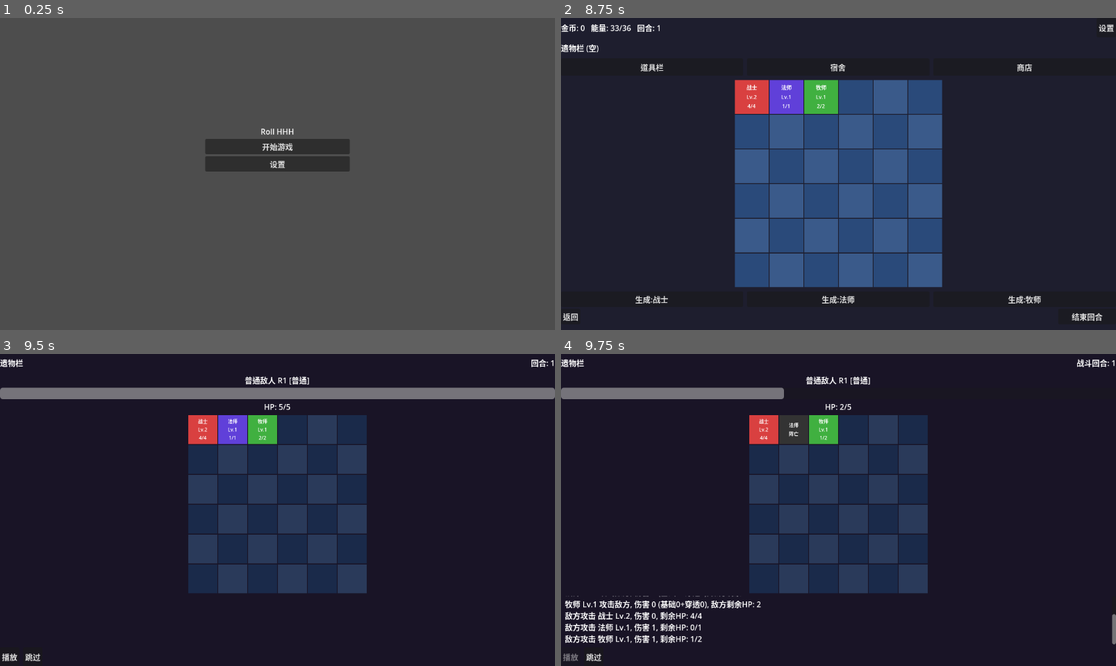
Above: before the commit, frames 1-4 (two rows, left to right).
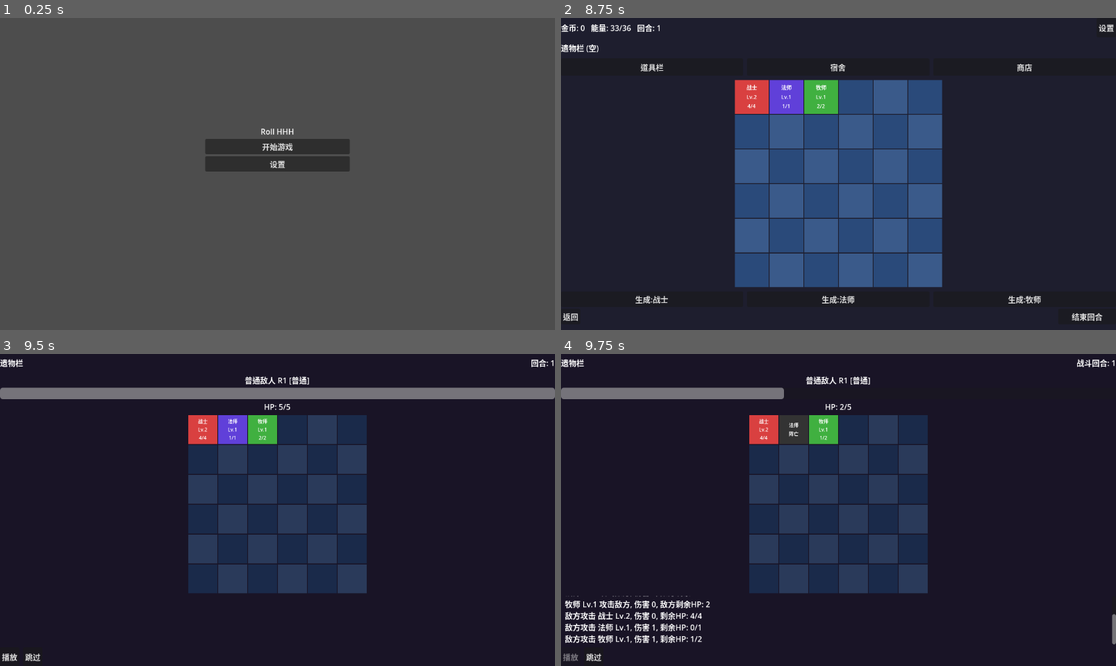
Above: after the commit, the same moments.

Repository: yzy1987523/roll-hhh
Game: Godot game, scene res://scenes/main_menu.tscn
Same seed, same stepped clock (60 frames per second), same inputs: the game is played once before the commit and once after it.
Inputs:
- Up to frame 1 (0.25 s): no input
- Up to frame 2 (8.75 s): click "开始游戏" at 0.5 s; click "生成:战士" at 1.25 s; click "生成:法师" at 2 s; click "生成:牧师" at 2.75 s; click "设置" at 3.5 s; click "道具栏" at 4.25 s; click "宿舍" at 5 s; click "商店" at 5.75 s; click "关闭" at 6.5 s; click "返回" at 7.25 s; click "开始游戏" at 8 s
- Up to frame 3 (9.5 s): click "结束回合" at 8.75 s
- Up to frame 4 (9.75 s): click "播放" at 9.5 s

Frames 1-3 are identical in both runs. In frame 4, 0.3% of the frame differs, in the area x 17-37%, y 77-82%.

Commit message:
feat: 完成第五阶段角色进阶与敌人特技 (任务5.1-5.4)
- 5.1 转职系统: 7个转职分支 (狂战士/骑士/大剑士/魔导师/死灵法师/大祭司/圣骑士)
  - 独立属性基础值和成长系数
  - 生成时5%概率转职 (+转职令牌遗物+5%)
  - get_job_name/get_base_job支持转职职业
  - 棋盘颜色区分转职职业 (更亮色调)
- 5.2 精英特技完善: 反击(2001)和闪避(2004)实际触发逻辑
- 5.3 BOSS特技完善: 复活(3008)在死亡检查时以50%概率30%血量复活
- 5.4 特技数值递增: 已在enemy_factory中实现 (精英每3循环+10%, BOSS每循环+5%上限100%)
- 战斗遗物集成: 穿透之箭/连击之心/复仇之魂/守护天使/免控护符
- 生成遗物集成: 经验药水/稀有召唤符

Diff:
--- a/scripts/battle_engine.gd
+++ b/scripts/battle_engine.gd
@@ -55,9 +55,21 @@
 
 	# 3. 检查敌方是否阵亡
 	if not enemy.is_alive():
-		battle_result = RESULT_WIN
-		_log("敌方阵亡! 我方胜利!")
-		return battle_result
+		# BOSS复活特技 (3008)
+		if enemy.skill_id == 3008 and not enemy.has_meta("revived"):
+			var revive_chance: float = 0.5 * enemy.skill_value
+			if randf() < revive_chance:
+				enemy.hp = int(enemy.max_hp * 0.3)
+				enemy.set_meta("revived", true)
+				_log("  BOSS触发[复活]! 以30%%血量复活! HP:%d" % enemy.hp)
+			else:
+				battle_result = RESULT_WIN
+				_log("敌方阵亡! 我方胜利!")
+				return battle_result
+		else:
+			battle_result = RESULT_WIN
+			_log("敌方阵亡! 我方胜利!")
+			return battle_result
 
 	# 4. 敌方攻击 (攻击前排)
 	_enemy_attack()
@@ -87,21 +99,52 @@
 		if not enemy.is_alive():
 			break
 
+		# 闪避检查 (精英特技2004)
+		if enemy.skill_id == 2004:
+			var evade_chance: float = 0.2 * enemy.skill_value
+			if randf() < evade_chance:
+				_log("  敌方触发[闪避], 躲开了 %s 的攻击!" % ch.get_job_name())
+				continue
+
 		var damage: int = _calc_damage(ch.attack, enemy.defense)
 
-		# 法师穿透伤害 (特技1002)
+		# 法师穿透伤害 (特技1002) / 转职法师系穿透
 		var penetrate: int = 0
-		if ch.job == DataModels.Job.MAGE and ch.skill_level > 0:
-			penetrate = ch.skill_level  # 每回合额外1点穿透 * 特技等级
+		var base_job: int = ch.get_base_job()
+		if base_job == DataModels.Job.MAGE and ch.skill_level > 0:
+			penetrate = ch.skill_level
+
+		# 遗物: 穿透之箭(ID23) 所有攻击+1穿透
+		if ItemDatabase.has_relic(23, GameManager.relics):
+			penetrate += 1
+
+		if penetrate > 0:
 			_log("  %s Lv.%d 穿透伤害 +%d" % [ch.get_job_name(), ch.level, penetrate])
 
 		var total_damage: int = damage + penetrate
+
+		# 遗物: 连击之心(ID25) 15%概率2倍伤害
+		if ItemDatabase.has_relic(25, GameManager.relics) and randf() < 0.15:
+			total_damage *= 2
+			_log("  %s 触发[连击]! 伤害翻倍!" % ch.get_job_name())
+
 		enemy.take_damage(total_damage)
-		_log("  %s Lv.%d 攻击敌方, 伤害 %d (基础%d+穿透%d), 敌方剩余HP: %d" % [
-			ch.get_job_name(), ch.level, total_damage, damage, penetrate, enemy.hp
+		_log("  %s Lv.%d 攻击敌方, 伤害 %d, 敌方剩余HP: %d" % [
+			ch.get_job_name(), ch.level, total_damage, enemy.hp
 		])
 
-		# 触发攻击时 Buff
+		# 反击检查 (精英特技2001)
+		if enemy.skill_id == 2001 and enemy.is_alive():
+			var counter_chance: float = 0.3 * enemy.skill_value
+			if randf() < counter_chance:
+				var counter_dmg: int = maxi(int(enemy.attack * 0.5), 1)
+				ch.take_damage(counter_dmg)
+				_log("  敌方触发[反击]! %s 受到 %d 伤害" % [ch.get_job_name(), counter_dmg])
+
+		# 遗物: 复仇之魂(ID14) 击杀后再攻击一次
+		if not enemy.is_alive() and ItemDatabase.has_relic(14, GameManager.relics):
+			_log("  %s 触发[复仇之魂]! (敌方已阵亡)" % ch.get_job_name())
+
 		_trigger_on_attack(ch)
 
 
@@ -125,29 +168,43 @@
 
 		var damage: int = _calc_damage(enemy.attack, target.defense)
 
-		# 战士格挡 (特技1001): 每3回合格挡一次伤害
-		if target.job == DataModels.Job.WARRIOR and target.skill_level > 0:
+		# 战士系格挡 (特技1001): 每3回合格挡一次伤害
+		var base_job: int = target.get_base_job()
+		if base_job == DataModels.Job.WARRIOR and target.skill_level > 0:
 			if GameManager.battle_turn % 3 == 0:
 				_log("  %s Lv.%d 触发格挡, 免疫本次伤害!" % [target.get_job_name(), target.level])
 				damage = 0
 
+		# 遗物: 免控护符(ID24) 免疫敌方特技效果
+		var immune_skills: bool = ItemDatabase.has_relic(24, GameManager.relics)
+
 		target.take_damage(damage)
+
+		# 遗物: 守护天使(ID13) 首次致命保留1血
+		if not target.is_alive() and ItemDatabase.has_relic(13, GameManager.relics):
+			if not target.has_meta("angel_used"):
+				target.hp = 1
+				target.set_meta("angel_used", true)
+				_log("  [守护天使]触发! %s 保留1血!" % target.get_job_name())
+
 		_log("  敌方攻击 %s Lv.%d, 伤害 %d, 剩余HP: %d/%d" % [
 			target.get_job_name(), target.level, damage, target.hp, target.max_hp
 		])
 
-		# 敌方特技触发
-		_trigger_enemy_skill_on_attack(target)
+		# 敌方特技触发 (免控护符可阻止)
+		if not immune_skills:
+			_trigger_enemy_skill_on_attack(target)
 
 
 # ---- 回合开始 Buff ----
 
 func _trigger_round_start_buffs() -> void:
-	# 牧师回复 (特技1003): 每回合为身旁己方伤员回复1血
+	# 牧师系回复 (特技1003): 每回合为身旁己方伤员回复1血
 	for ch in allies:
 		if not ch.is_alive():
 			continue
-		if ch.job == DataModels.Job.PRIEST and ch.skill_level > 0:
+		var base_job: int = ch.get_base_job()
+		if base_job == DataModels.Job.PRIEST and ch.skill_level > 0:
 			var healed_count: int = _priest_heal_nearby(ch)
 			if healed_count > 0:
 				_log("  %s Lv.%d 回复了 %d 名伤员" % [ch.get_job_name(), ch.level, healed_count])
--- a/scripts/data_models.gd
+++ b/scripts/data_models.gd
@@ -114,11 +114,23 @@
 
 	# 获取职业名称
 	func get_job_name() -> String:
+		# 先检查转职职业
+		var adv_name: String = JobAdvanced.get_advanced_job_name(job)
+		if adv_name != "":
+			return adv_name
 		match job:
 			Job.WARRIOR: return "战士"
 			Job.MAGE: return "法师"
 			Job.PRIEST: return "牧师"
 			_: return "未知"
+
+	# 获取基础职业 (转职前的原始职业)
+	func get_base_job() -> int:
+		if JobAdvanced.is_advanced_job(job):
+			if job >= 30: return Job.PRIEST
+			if job >= 20: return Job.MAGE
+			return Job.WARRIOR
+		return job
 
 
 # ==== Item ====
--- a/scripts/game_board.gd
+++ b/scripts/game_board.gd
@@ -316,6 +316,11 @@
 
 
 func _get_job_color(job: int) -> Color:
+	# 转职职业: 使用基础职业颜色但更亮
+	if JobAdvanced.is_advanced_job(job):
+		if job >= 30: return Color("#50D050")  # 牧师系转职 - 亮绿
+		if job >= 20: return Color("#8060E0")  # 法师系转职 - 亮紫
+		return Color("#E05050")                # 战士系转职 - 亮红
 	match job:
 		DataModels.Job.WARRIOR: return COLOR_WARRIOR
 		DataModels.Job.MAGE: return COLOR_MAGE
@@ -356,7 +361,22 @@
 		return
 
 	var level: int = randi_range(1, 3)
+
+	# 遗物: 经验药水(ID18) 10%概率直升2级
+	if ItemDatabase.has_relic(18, GameManager.relics) and randf() < 0.1:
+		level = mini(level + 1, 3)
+		print(">>> [GameBoard] 遗物[经验药水]触发, 等级+1")
+
+	# 遗物: 稀有召唤符(ID20) 5%概率直接3级
+	if ItemDatabase.has_relic(20, GameManager.relics) and randf() < 0.05:
+		level = 3
+		print(">>> [GameBoard] 遗物[稀有召唤符]触发, 直接3级")
+
 	var ch: DataModels.CharacterData = CharacterFactory.create_character(job, level)
+
+	# 转职概率检查 (5% + 转职令牌遗物+5%)
+	var has_relic_17: bool = ItemDatabase.has_relic(17, GameManager.relics)
+	JobAdvanced.check_advance_on_spawn(ch, has_relic_17)
 
 	var pos: Vector2i = GameManager.board_data.place_character_first_empty(ch)
 	if pos == Vector2i(-1, -1):
--- /dev/null
+++ b/scripts/job_advanced.gd
@@ -0,0 +1,125 @@
+extends RefCounted
+class_name JobAdvanced
+
+## 转职系统
+## 任务 5.1: 7个转职分支, 独立属性成长+专属特技
+
+# ---- 转职职业ID (从10开始, 避免与基础职业冲突) ----
+const JOB_BERSERKER := 10     # 狂战士 (战士分支)
+const JOB_KNIGHT := 11        # 骑士 (战士分支)
+const JOB_GREATSWORD := 12    # 大剑士 (战士分支)
+const JOB_ARCHMAGE := 20      # 魔导师 (法师分支)
+const JOB_NECROMANCER := 21   # 死灵法师 (法师分支)
+const JOB_HIGH_PRIEST := 30   # 大祭司 (牧师分支)
+const JOB_PALADIN := 31       # 圣骑士 (牧师分支)
+
+# ---- 转职映射: 原始职业 → 可转职分支 ----
+const ADVANCE_MAP := {
+	DataModels.Job.WARRIOR: [JOB_BERSERKER, JOB_KNIGHT, JOB_GREATSWORD],
+	DataModels.Job.MAGE: [JOB_ARCHMAGE, JOB_NECROMANCER],
+	DataModels.Job.PRIEST: [JOB_HIGH_PRIEST, JOB_PALADIN],
+}
+
+# ---- 转职职业基础属性 ----
+const ADVANCED_BASE := {
+	JOB_BERSERKER:    { "hp": 4, "def": 0, "atk": 2, "skill_id": 1101, "name": "狂战士" },
+	JOB_KNIGHT:       { "hp": 5, "def": 2, "atk": 1, "skill_id": 1102, "name": "骑士" },
+	JOB_GREATSWORD:   { "hp": 3, "def": 1, "atk": 3, "skill_id": 1103, "name": "大剑士" },
+	JOB_ARCHMAGE:     { "hp": 1, "def": 0, "atk": 3, "skill_id": 1201, "name": "魔导师" },
+	JOB_NECROMANCER:  { "hp": 2, "def": 0, "atk": 2, "skill_id": 1202, "name": "死灵法师" },
+	JOB_HIGH_PRIEST:  { "hp": 3, "def": 0, "atk": 0, "skill_id": 1301, "name": "大祭司" },
+	JOB_PALADIN:      { "hp": 4, "def": 1, "atk": 1, "skill_id": 1302, "name": "圣骑士" },
+}
+
+# ---- 转职职业成长系数 ----
+const ADVANCED_GROWTH := {
+	JOB_BERSERKER:    { "hp": 0.5, "def": 0.15, "atk": 0.55 },
+	JOB_KNIGHT:       { "hp": 0.7, "def": 0.5, "atk": 0.3 },
+	JOB_GREATSWORD:   { "hp": 0.45, "def": 0.3, "atk": 0.6 },
+	JOB_ARCHMAGE:     { "hp": 0.25, "def": 0.15, "atk": 0.65 },
+	JOB_NECROMANCER:  { "hp": 0.35, "def": 0.2, "atk": 0.45 },
+	JOB_HIGH_PRIEST:  { "hp": 0.5, "def": 0.2, "atk": 0.1 },
+	JOB_PALADIN:      { "hp": 0.55, "def": 0.4, "atk": 0.35 },
+}
+
+
+## 检查是否为转职职业
+static func is_advanced_job(job: int) -> bool:
+	return ADVANCED_BASE.has(job)
+
+
+## 获取转职职业名称
+static func get_advanced_job_name(job: int) -> String:
+	if ADVANCED_BASE.has(job):
+		return ADVANCED_BASE[job]["name"]
+	return ""
+
+
+## 计算转职职业属性
+static func calc_advanced_hp(job: int, level: int) -> int:
+	var base: int = ADVANCED_BASE[job]["hp"]
+	var rate: float = ADVANCED_GROWTH[job]["hp"]
+	return base + int(floor(base * (level - 1) * rate))
+
+
+static func calc_advanced_attack(job: int, level: int) -> int:
+	var base: int = ADVANCED_BASE[job]["atk"]
+	var rate: float = ADVANCED_GROWTH[job]["atk"]
+	return base + int(floor(base * (level - 1) * rate))
+
+
+static func calc_advanced_defense(job: int, level: int) -> int:
+	var base: int = ADVANCED_BASE[job]["def"]
+	var rate: float = ADVANCED_GROWTH[job]["def"]
+	return base + int(floor(base * (level - 1) * rate))
+
+
+## 执行转职: 将角色转为指定转职分支
+## 保留原等级, 重新计算属性
+static func advance_character(ch: DataModels.CharacterData, advanced_job: int) -> bool:
+	if not ADVANCED_BASE.has(advanced_job):
+		print(">>> [JobAdvanced] 转职失败: 无效职业ID %d" % advanced_job)
+		return false
+
+	var old_name: String = ch.get_job_name()
+	ch.job = advanced_job
+	ch.max_hp = calc_advanced_hp(advanced_job, ch.level)
+	ch.hp = ch.max_hp
+	ch.attack = calc_advanced_attack(advanced_job, ch.level)
+	ch.defense = calc_advanced_defense(advanced_job, ch.level)
+	ch.skill_id = ADVANCED_BASE[advanced_job]["skill_id"]
+	ch.skill_level = CharacterFactory.calc_skill_level(ch.level)
+
+	print(">>> [JobAdvanced] %s 转职为 %s Lv.%d (HP:%d ATK:%d DEF:%d)" % [
+		old_name, get_advanced_job_name(advanced_job), ch.level,
+		ch.max_hp, ch.attack, ch.defense
+	])
+	return true
+
+
+## 随机转职 (根据原始职业)
+static func random_advance(ch: DataModels.CharacterData) -> bool:
+	var base_job: int = ch.job
+	# 如果已转职, 不能再转
+	if is_advanced_job(base_job):
+		print(">>> [JobAdvanced] 已是转职职业, 不可再转")
+		return false
+
+	if not ADVANCE_MAP.has(base_job):
+		return false
+
+	var options: Array = ADVANCE_MAP[base_job]
+	var target: int = options[randi_range(0, options.size() - 1)]
+	return advance_character(ch, target)
+
+
+## 生成角色时的转职概率检查
+## base_chance: 基础概率 (默认5%)
+## has_relic_17: 是否有转职令牌遗物 (+5%)
+static func check_advance_on_spawn(ch: DataModels.CharacterData, has_relic_17: bool = false) -> bool:
+	var chance: float = 0.05
+	if has_relic_17:
+		chance += 0.05
+	if randf() < chance:
+		return random_advance(ch)
+	return false
Not shown, changed: doc/plans/2026-03-29-implementation-tasks.md
